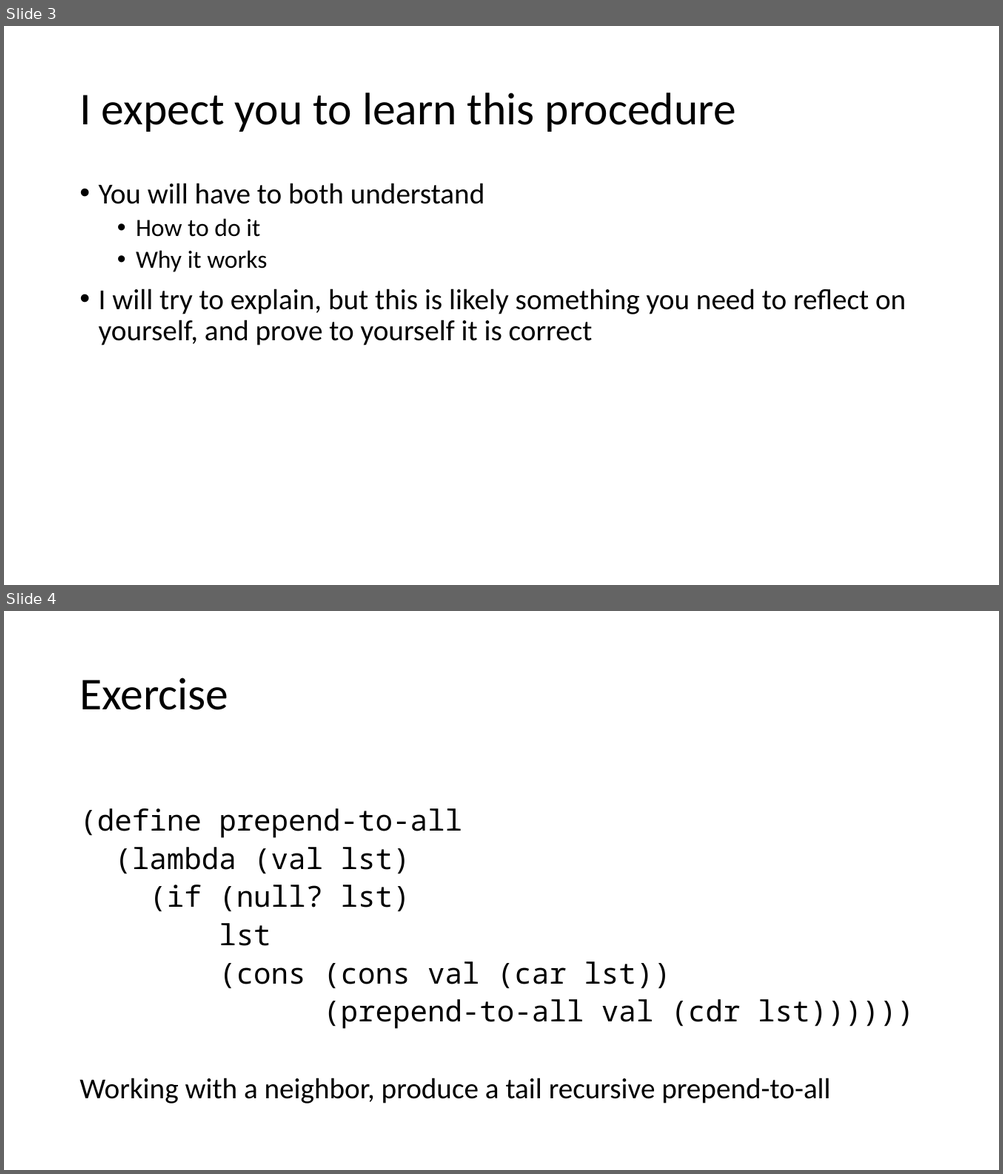
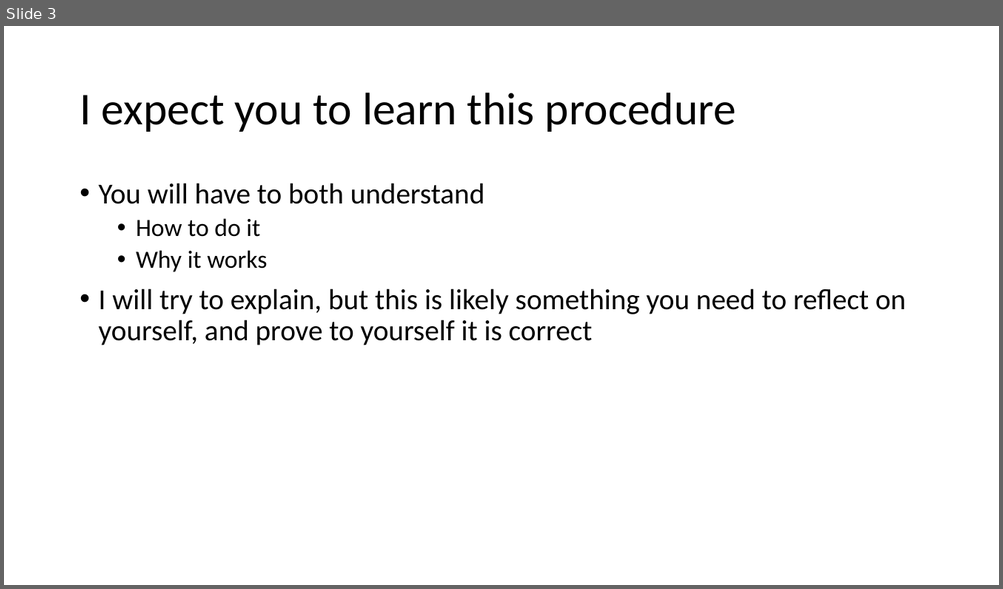
Before and after one commit to RHIT-CSSE/csse304, a slide deck: ClassMaterials/CPS/CPS intro.pptx. Shown one above the other, each under a label of ours: slides 3 and 4 before the commit, slide 3 after it. The pictures are 1003x1174 and 1003x589 pixels, drawn with LibreOffice and Linux fonts; fonts in the diff are those of the drawing. Boxes give left, top, right and bottom in pixels: in the first picture for what was removed or moved away, otherwise in the second. Text is boxed around its words. In the diff, an @@ line names an element or a change of style, - is before the commit and + after.

```diff
--- a/ClassMaterials/CPS/CPS intro.pptx
+++ b/ClassMaterials/CPS/CPS intro.pptx
@@ slide 4 removed at (x1=4, y1=611, x2=999, y2=1170), background #FFFFFF @@
@@ title removed at (x1=79, y1=678, x2=228, y2=710) @@
-Exercise
@@ text removed at (x1=79, y1=809, x2=913, y2=1104) @@
-(define prepend-to-all
-(lambda (val lst)
-(if (null? lst)
-lst
-(cons (cons val (car lst))
-(prepend-to-all val (cdr lst))))))
-Working with a neighbor, produce a tail recursive prepend-to-all
```
Also in this commit, not shown: 2 slides changed, 3 slides added, 3 other slides removed, 4 other files.
